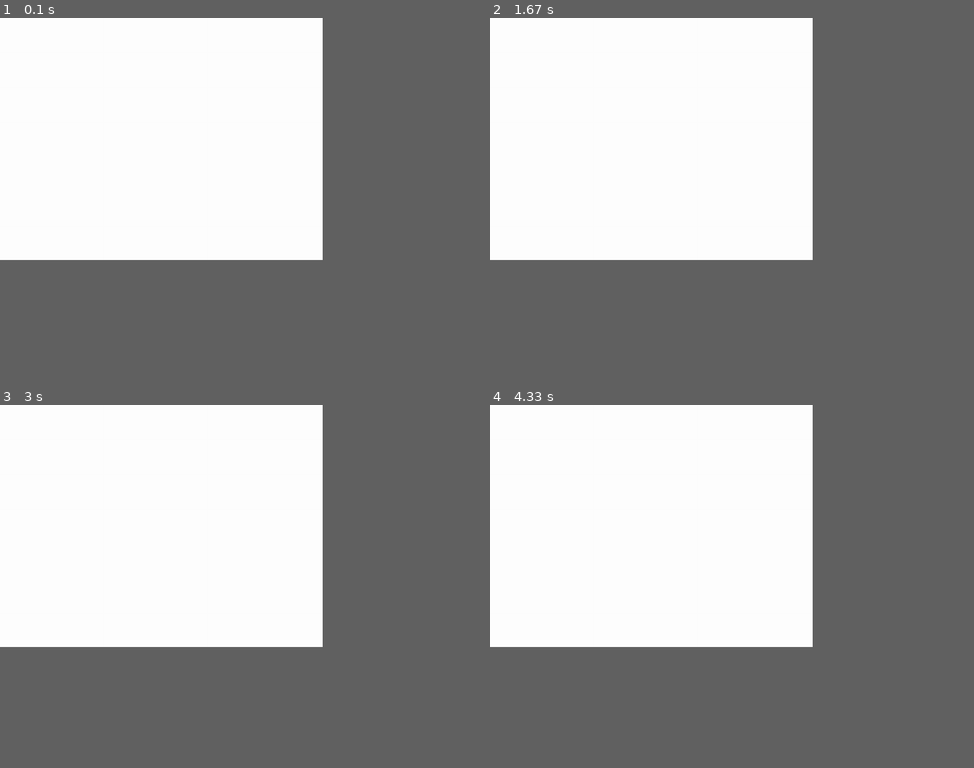
Above: before the commit, frames 1-4 (two rows, left to right).
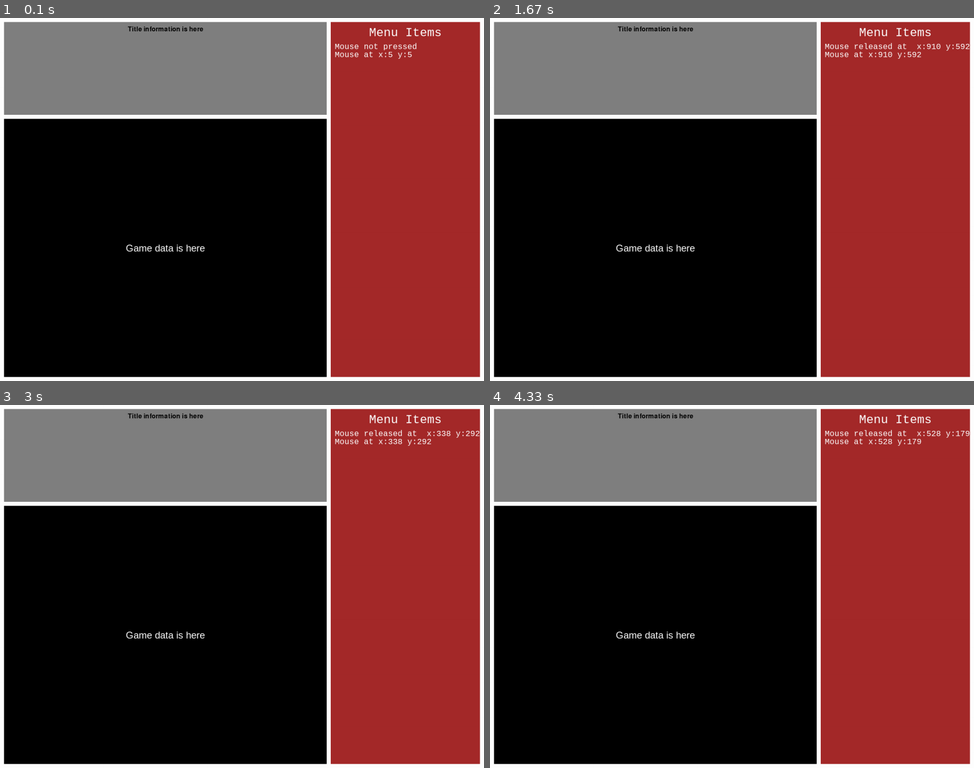
Above: after the commit, the same moments.

Repository: denisjackman/pyproject
Game: pygame game, started from wargame-test/wargame.py
Same seed, same stepped clock (60 frames per second), same inputs: the game is played once before the commit and once after it.
Inputs (mouse positions are in pixels of both pictures, inside the frame that each line leads up to):
- Up to frame 1 (0.1 s): no input
- Up to frame 2 (1.67 s): press the mouse at (615, 203) at 0.37 s; move the mouse to (698, 239) at 0.47 s; release the mouse at (780, 279) at 0.6 s; press the mouse at (615, 203) at 0.7 s; move the mouse to (702, 217) at 0.8 s; release the mouse at (790, 232) at 0.93 s; press the mouse at (615, 203) at 1.03 s; move the mouse to (664, 246) at 1.13 s; release the mouse at (707, 293) at 1.27 s; press the mouse at (615, 203) at 1.37 s; move the mouse to (736, 228) at 1.47 s; release the mouse at (857, 257) at 1.6 s
- Up to frame 3 (3 s): press the mouse at (125, 590) at 1.7 s; move the mouse to (266, 637) at 1.8 s; release the mouse at (411, 680) at 1.93 s; press the mouse at (125, 590) at 2.03 s; move the mouse to (237, 557) at 2.13 s; release the mouse at (343, 521) at 2.27 s; press the mouse at (125, 590) at 2.37 s; move the mouse to (237, 542) at 2.47 s; release the mouse at (348, 495) at 2.6 s; press the mouse at (125, 590) at 2.7 s; move the mouse to (130, 557) at 2.8 s; release the mouse at (135, 521) at 2.93 s
- Up to frame 4 (4.33 s): press the mouse at (615, 590) at 3.03 s; move the mouse to (601, 655) at 3.13 s; release the mouse at (586, 720) at 3.27 s; press the mouse at (615, 590) at 3.37 s; move the mouse to (625, 601) at 3.47 s; release the mouse at (635, 615) at 3.6 s; press the mouse at (615, 590) at 3.7 s; move the mouse to (746, 630) at 3.8 s; release the mouse at (882, 673) at 3.93 s; press the mouse at (615, 590) at 4.03 s; move the mouse to (659, 532) at 4.13 s; release the mouse at (702, 477) at 4.27 s
The window is 600x450 before the commit and 900x675 after it. Grey fills any space a smaller window leaves; there, only what the larger window draws over its background counts as a difference.

The runs differ from the first frame. In frame 1, 76% of the frame differs, in the area x 0-100%, y 0-100%; in frame 2, 76%; in frame 3, 76%; in frame 4, 76%.

Commit message:
Daily Commit

Diff:
--- a/wargame-test/classes/tile.py
+++ b/wargame-test/classes/tile.py
@@ -6,8 +6,9 @@
         self.id = tileid
         self.image = image
         self.name = name
-        self.passable = False
+        self.passable = None
         self.tiletype = tiletype
+        self.selected = False
 
     def isPassable(self):
         ''' Returns whether or not the tile is passable '''
@@ -38,3 +39,7 @@
     def draw(self, surface):
         ''' Draws the tile to the surface '''
         surface.blit(self.image, self.rect)
+
+    def isSelected(self):
+        ''' Returns whether or not the tile is selected '''
+        return self.selected
--- a/wargame-test/wargame.py
+++ b/wargame-test/wargame.py
@@ -2,37 +2,115 @@
     This is a framework test for a wargame project.
     It is not intended to be a complete game, but rather a test of the framework.
 '''
+from pathlib import Path
+import json
 import pygame
 
+WIDTH = 1200
+HEIGHT = 900
 
-WIDTH = 800
-HEIGHT = 600
+GAME_WIDTH = 800
+GAME_HEIGHT = 640
+GAME_WINDOW_X = 10
+GAME_WINDOW_Y = 250
+
+TITLE_WIDTH = 800
+TITLE_HEIGHT = 230
+TITLE_WINDOW_X = 10
+TITLE_WINDOW_Y = 10
+
+MENU_WIDTH = 370
+MENU_HEIGHT = 880
+MENU_WINDOW_X = 820
+MENU_WINDOW_Y = 10
+
+GRAY = (128, 128, 128)
 WHITE = (255, 255, 255)
+BLACK = (0, 0, 0)
+RED = (255, 0, 0)
+BROWN = (165, 42, 42)
+
+FILEPATH = Path(__file__).parent
+FONTDATA = "/data/Fontdata.json"
 
 def main():
     '''Main function'''
     # Initialise pygame
     pygame.init()
     pygame.font.init()
+
     window = pygame.display.set_mode((WIDTH, HEIGHT))
     clock = pygame.time.Clock()
     pygame_icon = pygame.image.load('y:/Resources/jackmanimation.png')
     caption = "Wargame Test"
     pygame.display.set_caption(f"{caption}")
     pygame.display.set_icon(pygame_icon)
+    game_window = pygame.Surface((GAME_WIDTH, GAME_HEIGHT))
+    title_window = pygame.Surface((TITLE_WIDTH, TITLE_HEIGHT))
+    menu_window = pygame.Surface((MENU_WIDTH, MENU_HEIGHT))
+    listfonts= pygame.font.get_fonts()
 
+    gamefont = pygame.font.SysFont('Arial', 24)
+    gametext = gamefont.render('Game data is here', True, WHITE, BLACK)
+    gametext_rect = gametext.get_rect()
+    gametextwidth = gametext_rect.width
+    gametextheight = gametext_rect.height
+
+    titlefont = pygame.font.SysFont('footlight', 24)
+    titletext = titlefont.render('Title information is here', True, BLACK, GRAY)
+    titletext_rect = titletext.get_rect()
+    titletextwidth = titletext_rect.width
+
+    menufont = pygame.font.SysFont('couriernew', 30)
+    menutext = menufont.render('Menu Items', True, WHITE, BROWN)
+    menutext_rect = menutext.get_rect()
+    menutextwidth = menutext_rect.width
+
+    infofont = pygame.font.SysFont('couriernew', 20)
     # Main Game loop
     run = True
+    info = "Mouse not pressed"
     while run:
-        clock.tick(100)
+        mousepos = pygame.mouse.get_pos()
         for event in pygame.event.get():
             if event.type == pygame.QUIT:
                 run = False
+            elif event.type == pygame.KEYDOWN:
+                if event.key == pygame.K_ESCAPE:
+                    run = False
+            elif event.type == pygame.MOUSEBUTTONDOWN:
+                info = f"Mouse pressed at  x:{mousepos[0]} y:{mousepos[1]}"
+            elif event.type == pygame.MOUSEBUTTONUP:
+                info = f"Mouse released at  x:{mousepos[0]} y:{mousepos[1]}"
+
+        infotext = infofont.render(info, True, WHITE, BROWN)
+        mousetext = infofont.render(f"Mouse at x:{mousepos[0]} y:{mousepos[1]}", True, WHITE, BROWN)
+
+        clock.tick(100)
         window.fill((WHITE))
+        game_window.fill((BLACK))
+        title_window.fill((GRAY))
+        menu_window.fill((BROWN))
+
+        game_window.blit(gametext, (GAME_WIDTH//2-gametextwidth//2, GAME_HEIGHT//2-gametextheight//2))
+        title_window.blit(titletext, (TITLE_WIDTH//2-titletextwidth//2, 10))
+        menu_window.blit(menutext, (MENU_WIDTH//2-menutextwidth//2, 10))
+        menu_window.blit(infotext, (10, 50))
+        menu_window.blit(mousetext, (10, 70))
+
+        window.blit(game_window, (GAME_WINDOW_X, GAME_WINDOW_Y))
+        window.blit(title_window, (TITLE_WINDOW_X, TITLE_WINDOW_Y))
+        window.blit(menu_window, (MENU_WINDOW_X, MENU_WINDOW_Y))
+
         pygame.display.update()
 
     # finish the game and quit
     pygame.quit()
+    with open(f"{FILEPATH}{FONTDATA}", "w", encoding='utf8') as file:
+        json.dump({"pygame_fonts": listfonts,},
+                  file,
+                  indent=4,
+                  ensure_ascii=False)
 
 if __name__ == "__main__":
     main()
Not shown, changed: .gitignore
